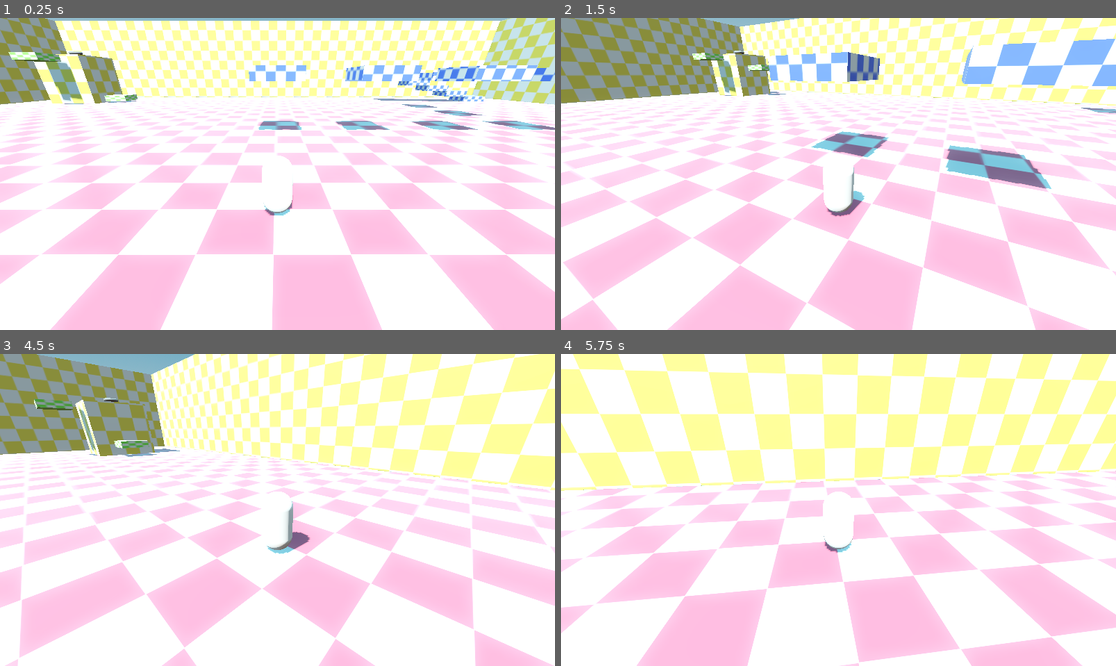
Above: before the commit, frames 1-4 (two rows, left to right).
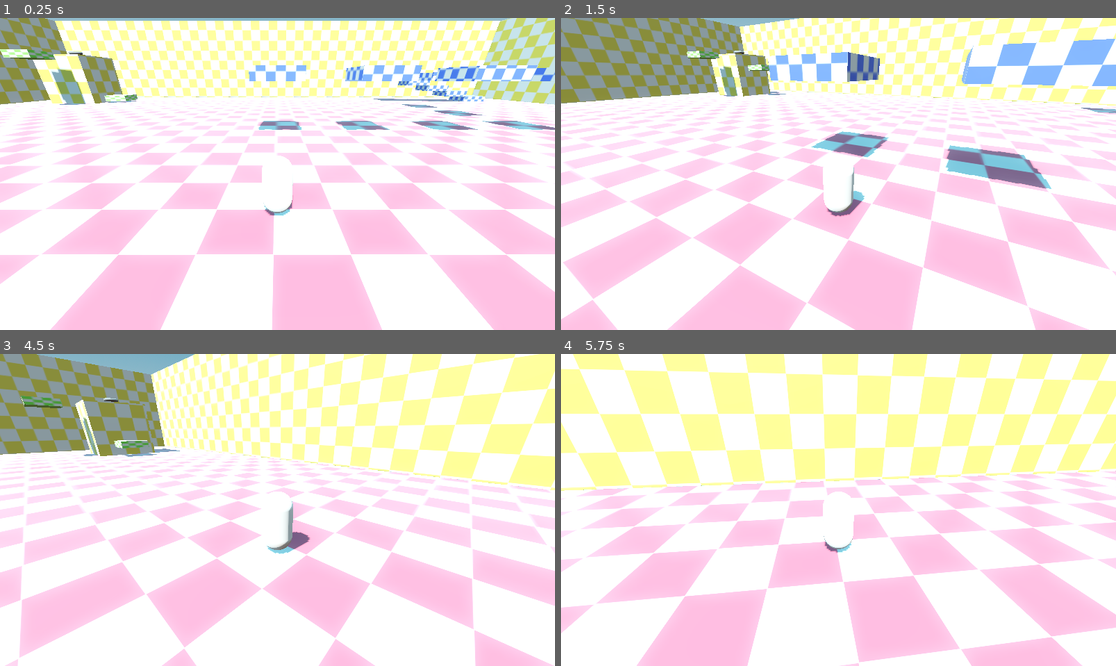
Above: after the commit, the same moments.

Repository: Mettle0/Treasure_Hunter
Game: Godot game, scene res://main.tscn
Same seed, same stepped clock (60 frames per second), same inputs: the game is played once before the commit and once after it.
Inputs (mouse positions are in pixels of both pictures, inside the frame that each line leads up to):
- Up to frame 1 (0.25 s): no input
- Up to frame 2 (1.5 s): move the mouse to (866, 174) at 0.52 s; press the mouse at (866, 174) at 0.53 s; hold W (forward) from 0.53 s (still down); tap Space (jump) at 0.77 s; move the mouse to (810, 174) at 1.27 s; release the mouse at (810, 174) at 1.28 s; click (810, 174) at 1.35 s
- Up to frame 3 (4.5 s): keep holding W (forward); tap Space (jump) at 1.52, 3.02, 3.77 s; move the mouse to (288, 503) at 2.02 s; press the mouse at (288, 503) at 2.03 s; move the mouse to (271, 516) at 2.77 s; release the mouse at (271, 516) at 2.78 s; click (271, 516) at 2.85 s; move the mouse to (316, 513) at 3.52 s; press the mouse at (316, 513) at 3.53 s; move the mouse to (233, 506) at 4.27 s; release the mouse at (233, 506) at 4.28 s; click (233, 506) at 4.35 s
- Up to frame 4 (5.75 s): keep holding W (forward); tap Space (jump) at 4.52 s; move the mouse to (844, 510) at 5.02 s; press the mouse at (844, 510) at 5.03 s

The runs differ from the first frame. In frame 1, 0.5% of the frame differs, in the area x 0-16%, y 10-28%; in frame 2, 0.2%; in frame 3, 0.3%; in frame 4, nothing differs.

Commit message:
Added sfx

Diff:
--- a/level.tscn
+++ b/level.tscn
@@ -62,7 +62,7 @@
 transform = Transform3D(1, 0, 0, 0, 1, 0, 0, 0, 1, -31.6064, 0, -38.0505)
 
 [node name="Beta-Button" parent="." instance=ExtResource("7_n6hdu")]
-transform = Transform3D(1, 0, 0, 0, 1, 0, 0, 0, 1, -39.9432, 0, -1.66529)
+transform = Transform3D(0.436386, 0, 0, 0, 0.436386, 0, 0, 0, 0.436386, -40.6487, 0, -2.03627)
 
 [node name="Elevator (Toggleable)" parent="." instance=ExtResource("7_km5ld")]
-transform = Transform3D(1, 0, 0, 0, 1, 0, 0, 0, 1, -38.1838, 0, -31.0933)
+transform = Transform3D(1, 0, 0, 0, 1, 0, 0, 0, 1, -38, 0.228809, -30)
--- a/scenes/objects/Stage Interactables/moving_platform toggleable.gd
+++ b/scenes/objects/Stage Interactables/moving_platform toggleable.gd
@@ -1,5 +1,8 @@
 extends Node3D
 @onready var animation_player: AnimationPlayer = $AnimationPlayer
+
+
+
 
 
 # Called when the node enters the scene tree for the first time.
@@ -13,3 +16,7 @@
 
 func _on_stage_buttonPressed(buttonID) -> void:
 	animation_player.play("Elevator")
+	var SoundButton = AudioStreamPlayer.new()
+	SoundButton.stream = preload("res://resources/ButtonBeep.mp3")
+	add_child(SoundButton)
+	SoundButton.play()
Not shown, added: resources/ButtonBeep.mp3.import
Not shown, added: resources/ButtonBeep.mp3
